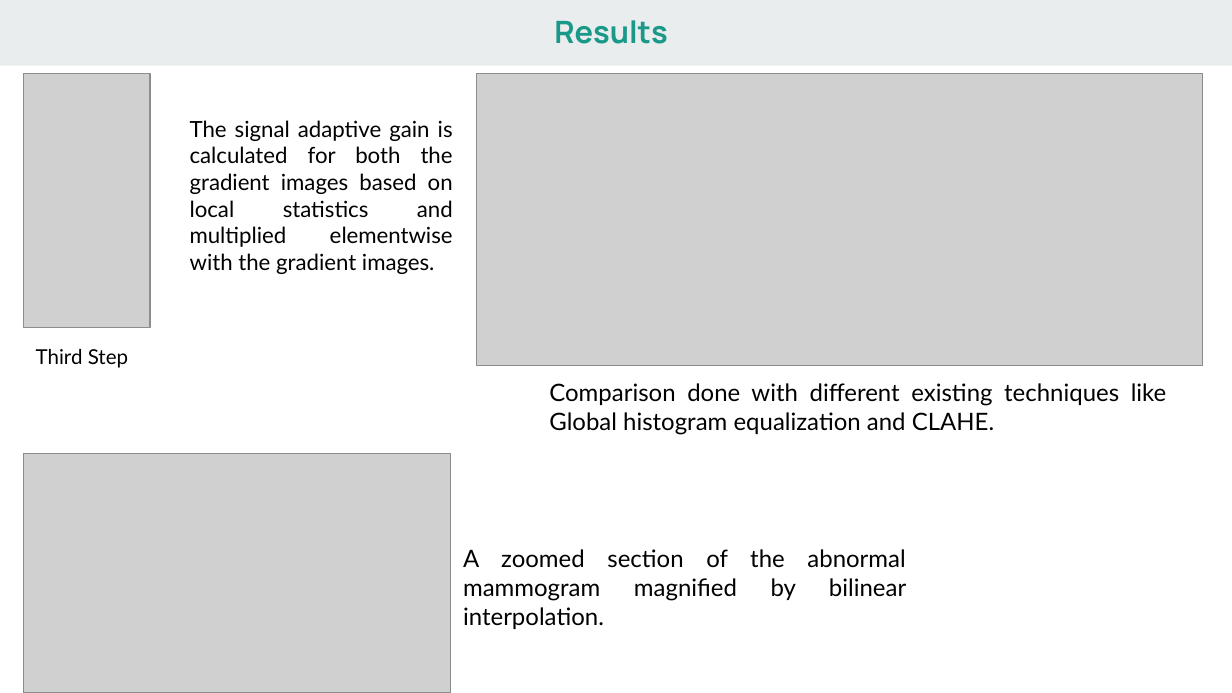
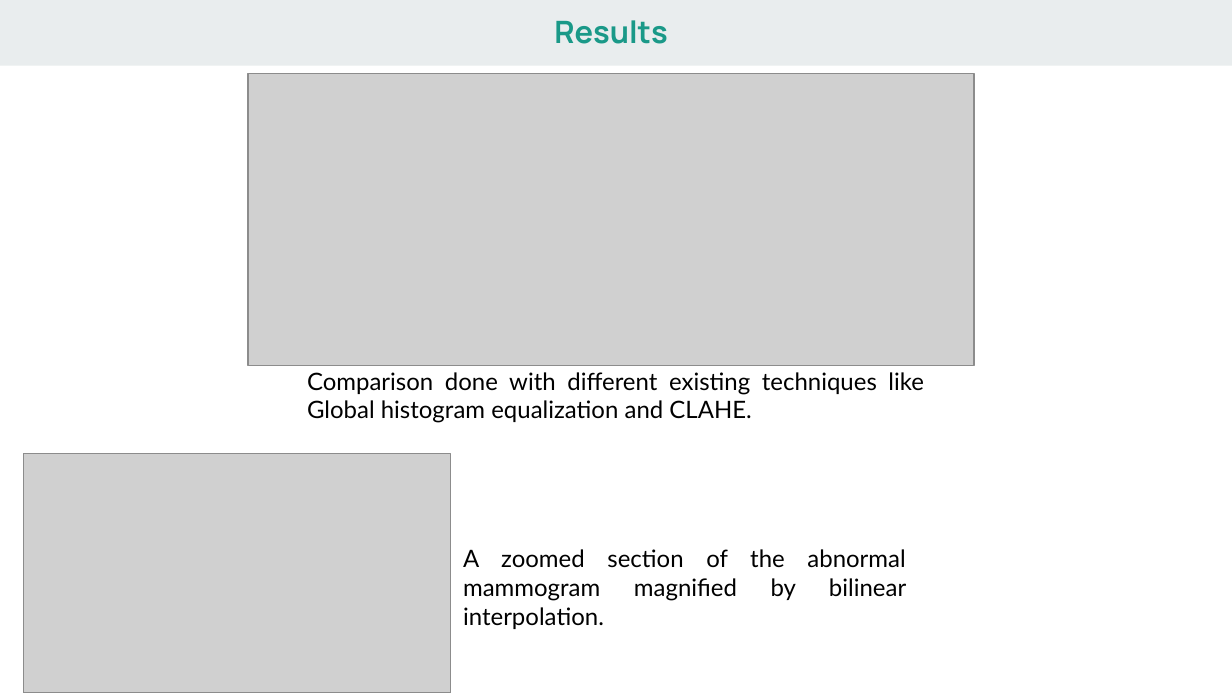
Before and after one commit to srijansingh53/MammoHance, a slide deck: slide 7 of assets/Final_eval.pptx (slide 3 before the commit). Drawn at 1232x693 pixels with LibreOffice and Linux fonts; fonts in the diff are those of the drawing; grey boxes stand for pictures. Boxes give left, top, right and bottom in pixels: in the first picture for what was removed or moved away, otherwise in the second. Text is boxed around its words. In the diff, an @@ line names an element or a change of style, - is before the commit and + after.

```diff
--- a/assets/Final_eval.pptx
+++ b/assets/Final_eval.pptx
@@ picture removed at (x1=23, y1=74, x2=150, y2=328) @@
@@ picture moved from (x1=477, y1=74, x2=1202, y2=366) to (x1=248, y1=74, x2=973, y2=366) @@
@@ text removed at (x1=190, y1=120, x2=453, y2=274) @@
-The signal adaptive gain is calculated for both the gradient images based on local statistics and multiplied elementwise with the gradient images.
@@ text removed at (x1=36, y1=349, x2=128, y2=368) @@
-Third Step
@@ text "Comparison done with different existing ..." moved from (x1=549, y1=383, x2=1167, y2=435) to (x1=307, y1=372, x2=924, y2=423) @@
```
Also in this commit, not shown: 1 other slide changed, 4 slides added.
